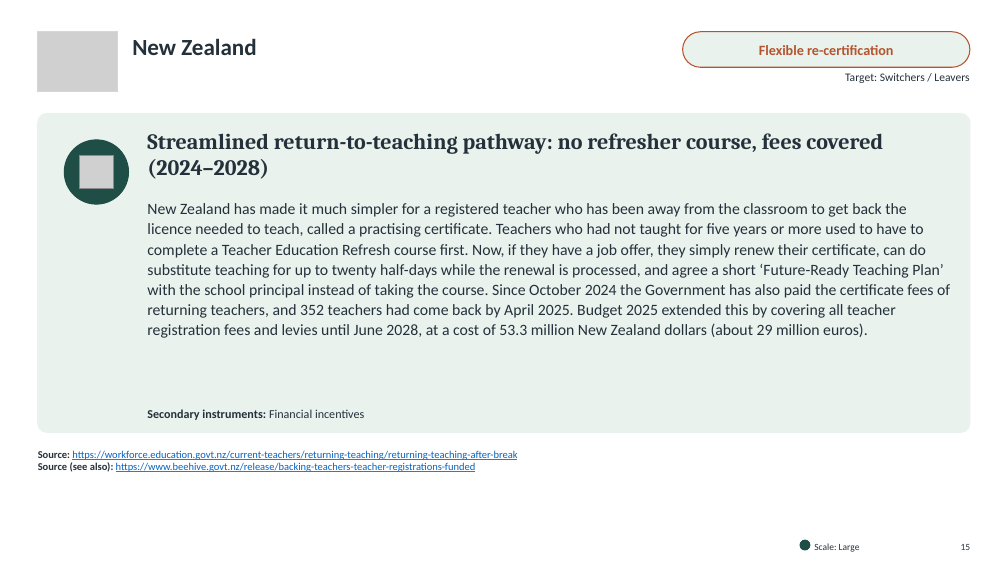
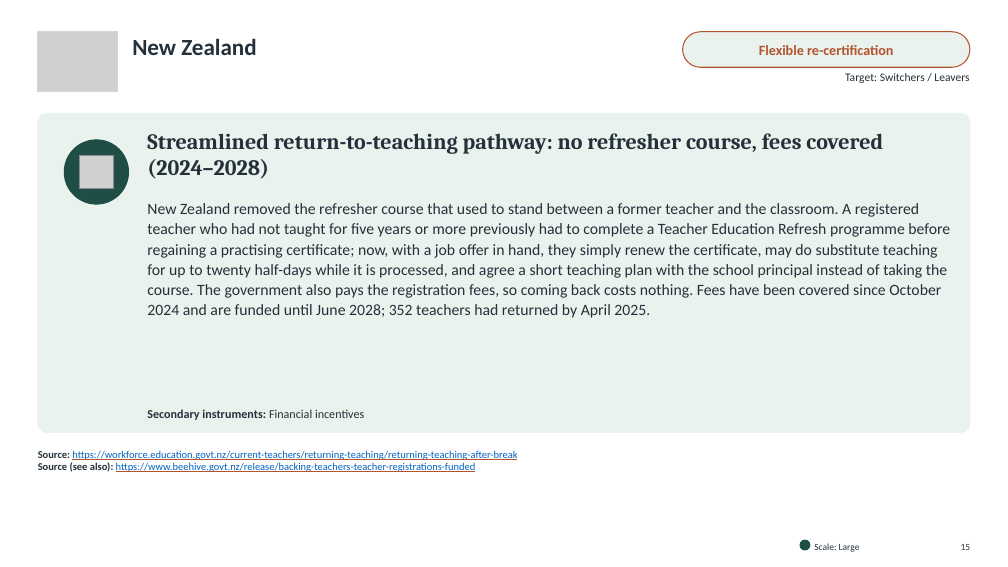
Before and after one commit to jedr1-ship-it/Alternative-Pathways----Quant, a slide deck: slide 15 of policies/Re-attracting_Former_Teachers.pptx. Drawn at 1008x567 pixels with LibreOffice and Linux fonts; fonts in the diff are those of the drawing; grey boxes stand for pictures. Boxes give left, top, right and bottom in pixels: in the first picture for what was removed or moved away, otherwise in the second. Text is boxed around its words. In the diff, an @@ line names an element or a change of style, - is before the commit and + after.

```diff
--- a/policies/Re-attracting_Former_Teachers.pptx
+++ b/policies/Re-attracting_Former_Teachers.pptx
@@ text at box(147, 203, 950, 318): text changed @@
-New Zealand has made it much simpler for a registered teacher who has been away from the classroom to get back the licence needed to teach, called a practising certificate. Teachers who had not taught for five years or more used to have to complete a Teacher Education Refresh course first. Now, if they have a job offer, they simply renew their certificate, can do substitute teaching for up to twenty half-days while the renewal is processed, and agree a short ‘Future-Ready Teaching Plan’ with the school principal instead of taking the course. Since October 2024 the Government has also paid the certificate fees of returning teachers, and 352 teachers had come back by April 2025. Budget 2025 extended this by covering all teacher registration fees and levies until June 2028, at a cost of 53.3 million New Zealand dollars (about 29 million euros).
+New Zealand removed the refresher course that used to stand between a former teacher and the classroom. A registered teacher who had not taught for five years or more previously had to complete a Teacher Education Refresh programme before regaining a practising certificate; now, with a job offer in hand, they simply renew the certificate, may do substitute teaching for up to twenty half-days while it is processed, and agree a short teaching plan with the school principal instead of taking the course. The government also pays the registration fees, so coming back costs nothing. Fees have been covered since October 2024 and are funded until June 2028; 352 teachers had returned by April 2025.
```
Also in this commit, not shown: 29 other slides changed, 5 other files.
